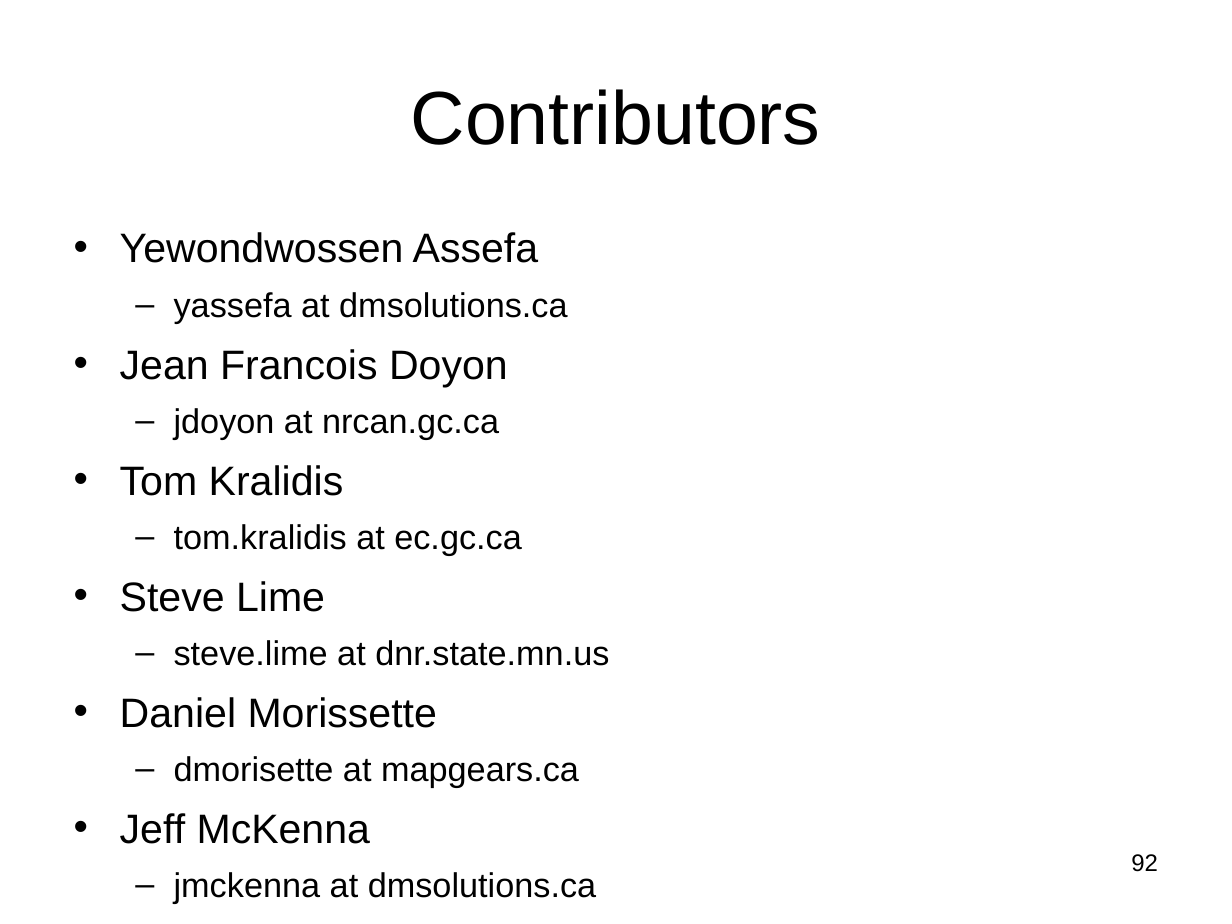
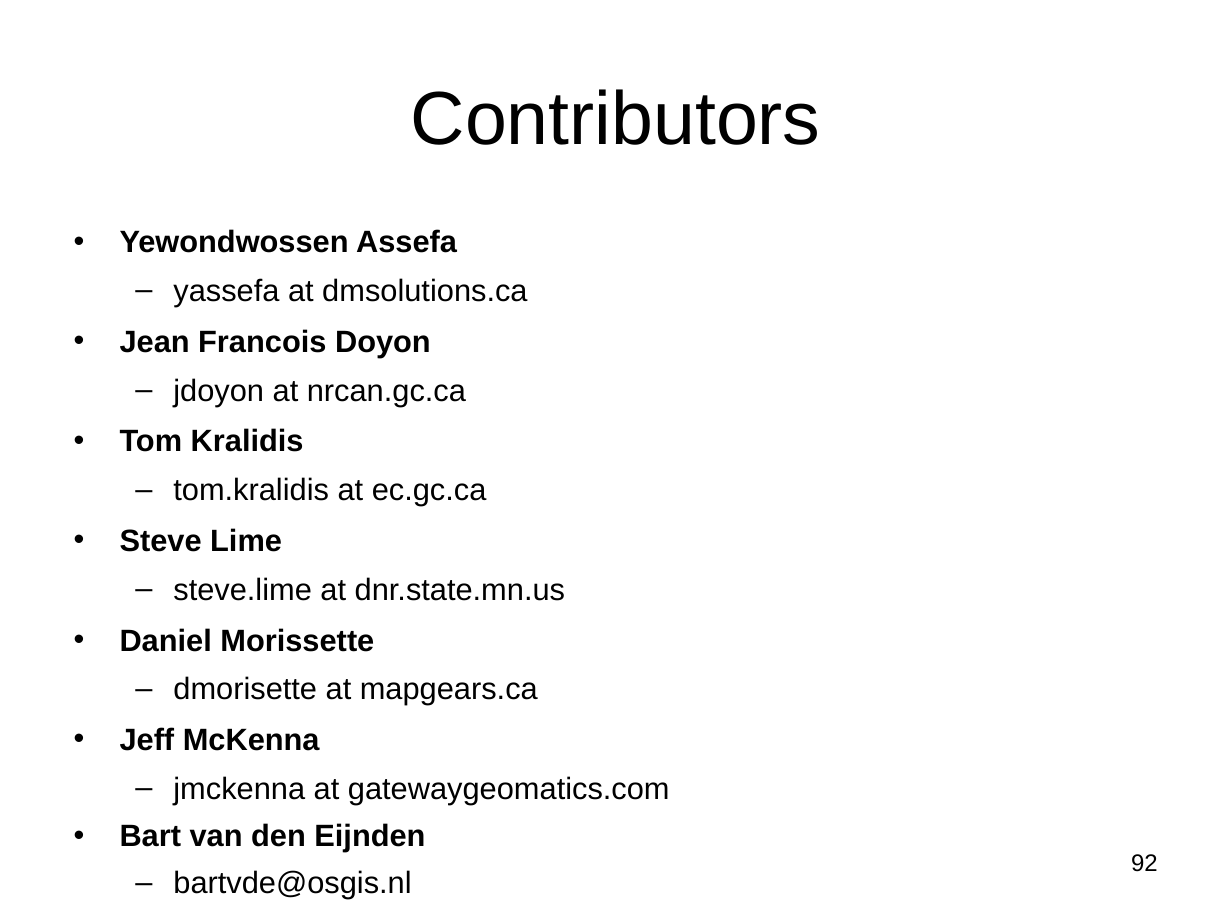
Before and after one commit to MapServer/ms-ogc-workshop, a slide deck: slide 92 of doc/ms_ogc_workshop.ppt. Drawn at 1232x924 pixels with LibreOffice and Linux fonts; fonts in the diff are those of the drawing. Boxes give left, top, right and bottom in pixels: in the first picture for what was removed or moved away, otherwise in the second. Text is boxed around its words. In the diff, an @@ line names an element or a change of style, - is before the commit and + after.

Commit message:
change my email address and add Bart as contributor

```diff
--- a/doc/ms_ogc_workshop.ppt
+++ b/doc/ms_ogc_workshop.ppt
@@ text at (120,229,565,751): size 24 to 18 pt, bold on in "Yewondwossen Assefa", "Jean Francois Doyon", "Tom Kralidis", "Steve Lime" and 2 more places; size 20 to 18 pt in "yassefa at dmsolutions.ca", "jdoyon at nrcan.gc.ca", "tom.kralidis at ec.gc.ca", "steve.lime at dnr.state.mn.us" and 1 more places @@
@@ text at (120,776,670,898): text changed; size 20 to 18 pt @@
-  – jmckenna at dmsolutions.ca
+  – jmckenna at gatewaygeomatics.com
+• Bart van den Eijnden
+  – bartvde@osgis.nl
```
Also in this commit, not shown: 58 other slides changed.
